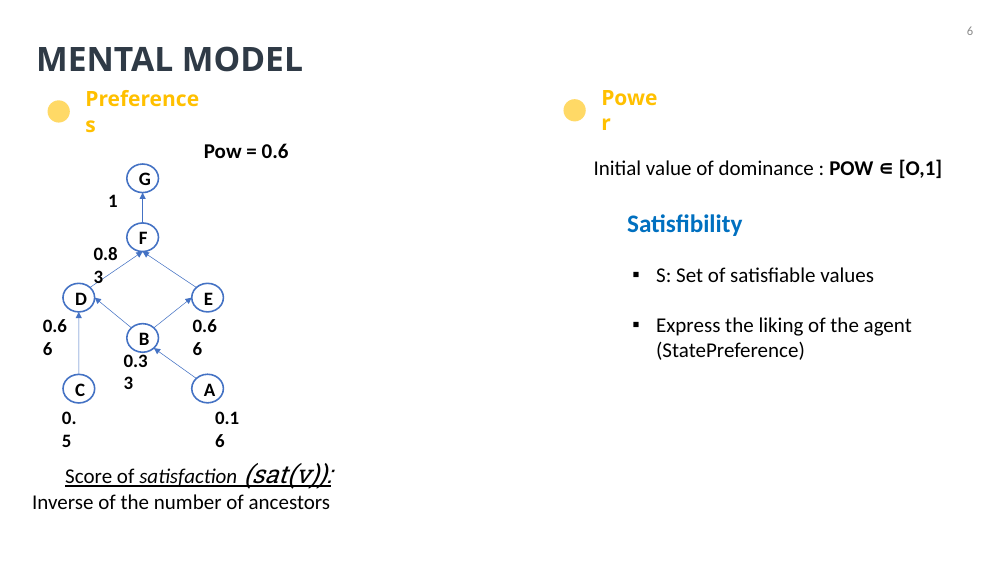
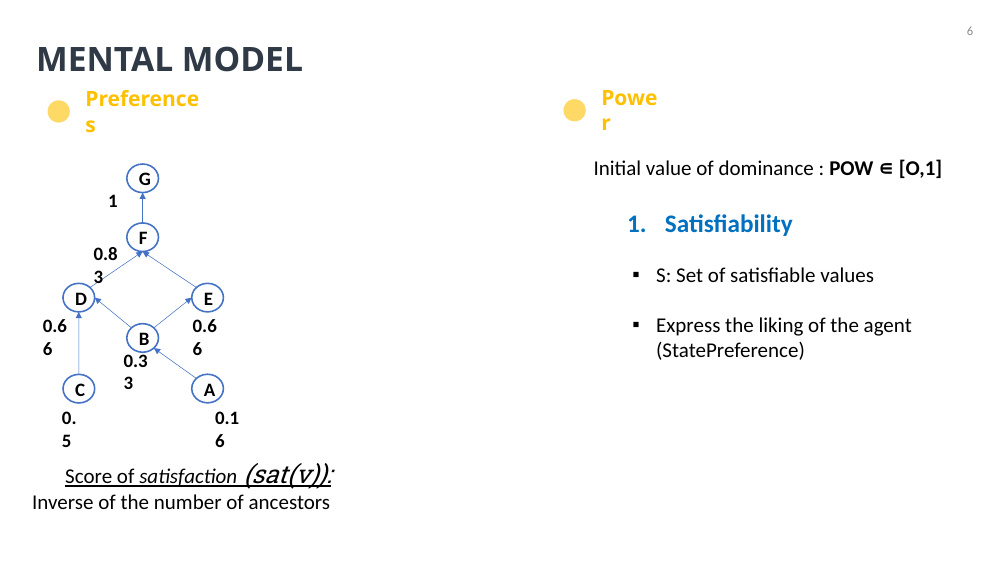
Before and after one commit to Olydia/Discolog, a slide deck: slide 6 of papers/Presentations/intellisys/intellysis.pptx. Drawn at 1008x567 pixels with LibreOffice and Linux fonts; fonts in the diff are those of the drawing. Boxes give left, top, right and bottom in pixels: in the first picture for what was removed or moved away, otherwise in the second. Text is boxed around its words. In the diff, an @@ line names an element or a change of style, - is before the commit and + after.

```diff
--- a/papers/Presentations/intellisys/intellysis.pptx
+++ b/papers/Presentations/intellisys/intellysis.pptx
@@ text removed at box(204, 143, 289, 158) @@
-Pow = 0.6
@@ text at box(665, 214, 793, 236): text changed @@
-Satisfibility
+1. Satisfiability
```
Also in this commit, not shown: 9 other slides changed, 4 slides added, 2 other files.
